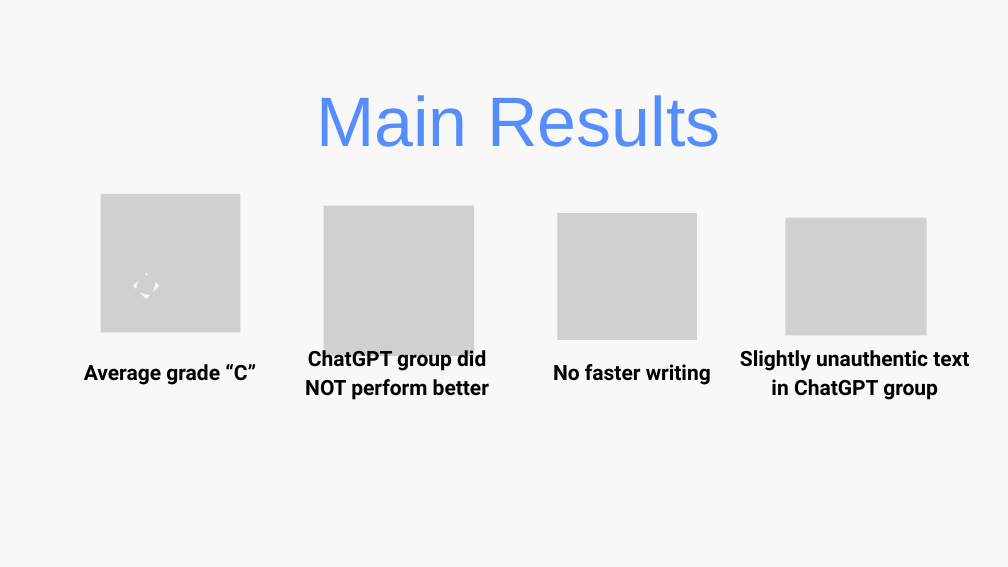
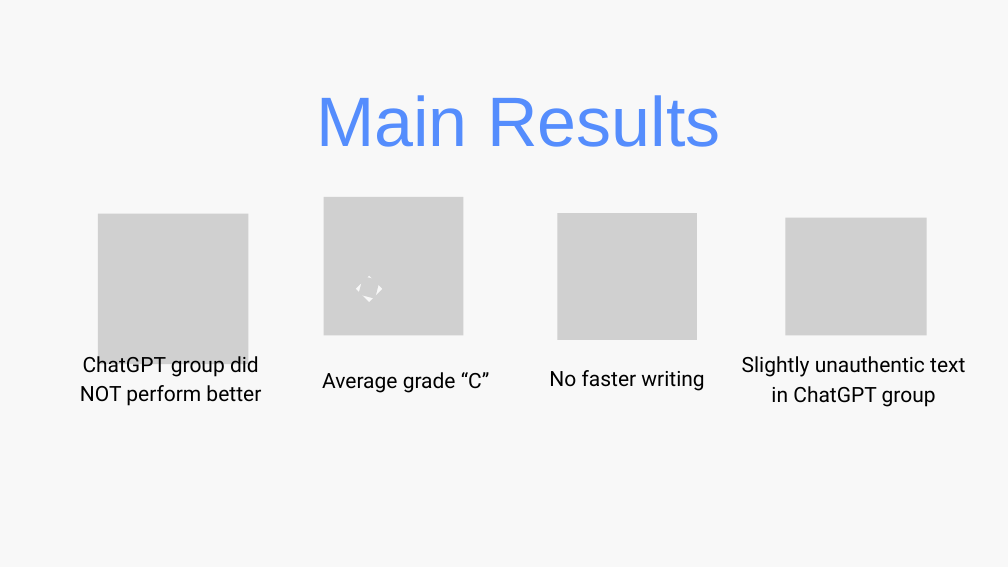
Before and after one commit to tinasophie15/tcpp_project_chatgpt_learning, a slide deck: slide 3 of Lightning Talk Christina.pptx. Drawn at 1008x567 pixels with LibreOffice and Linux fonts; fonts in the diff are those of the drawing; grey boxes stand for pictures. Boxes give left, top, right and bottom in pixels: in the first picture for what was removed or moved away, otherwise in the second. Text is boxed around its words. In the diff, an @@ line names an element or a change of style, - is before the commit and + after.

Commit message:
adapted lightning talk Knes

```diff
--- a/Lightning Talk Christina.pptx
+++ b/Lightning Talk Christina.pptx
@@ picture removed at bbox=[101, 194, 240, 333] @@
@@ picture added at bbox=[324, 197, 463, 336] @@
@@ picture: place and size @@
-picture at bbox=[324, 206, 474, 356]
+picture at bbox=[98, 214, 248, 364]
@@ picture removed at bbox=[136, 273, 157, 296] @@
@@ freeform shape: place and size @@
-freeform shape at bbox=[133, 273, 160, 299]
+freeform shape at bbox=[356, 276, 382, 302]
@@ picture added at bbox=[358, 276, 380, 299] @@
@@ text "ChatGPT group did NOT perform ...": place and size @@
-text "ChatGPT group did NOT perform ..." at bbox=[305, 350, 489, 400]
+text "ChatGPT group did NOT perform ..." at bbox=[80, 356, 261, 406]
@@ bold off in 4 elements at bbox=[742, 356, 965, 407], bbox=[549, 370, 704, 391], bbox=[80, 356, 261, 406], bbox=[322, 372, 490, 393] @@
@@ text "Average grade “C”": place and size @@
-text "Average grade “C”" at bbox=[84, 364, 256, 385]
+text "Average grade “C”" at bbox=[322, 372, 490, 393]
```
